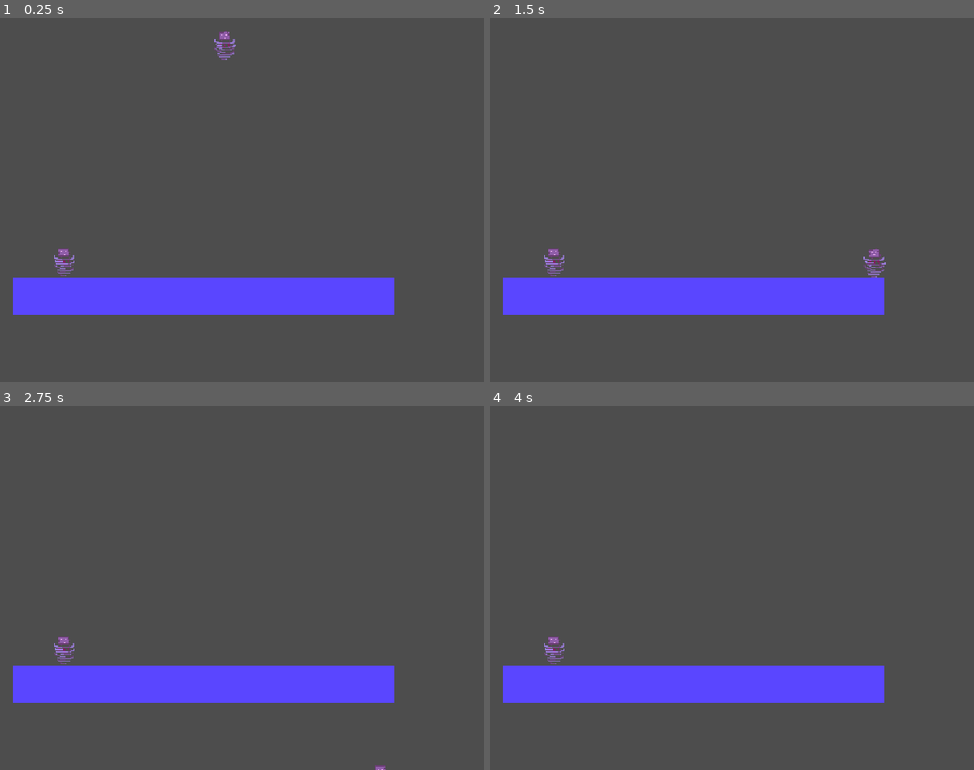
Above: before the commit, frames 1-4 (two rows, left to right).
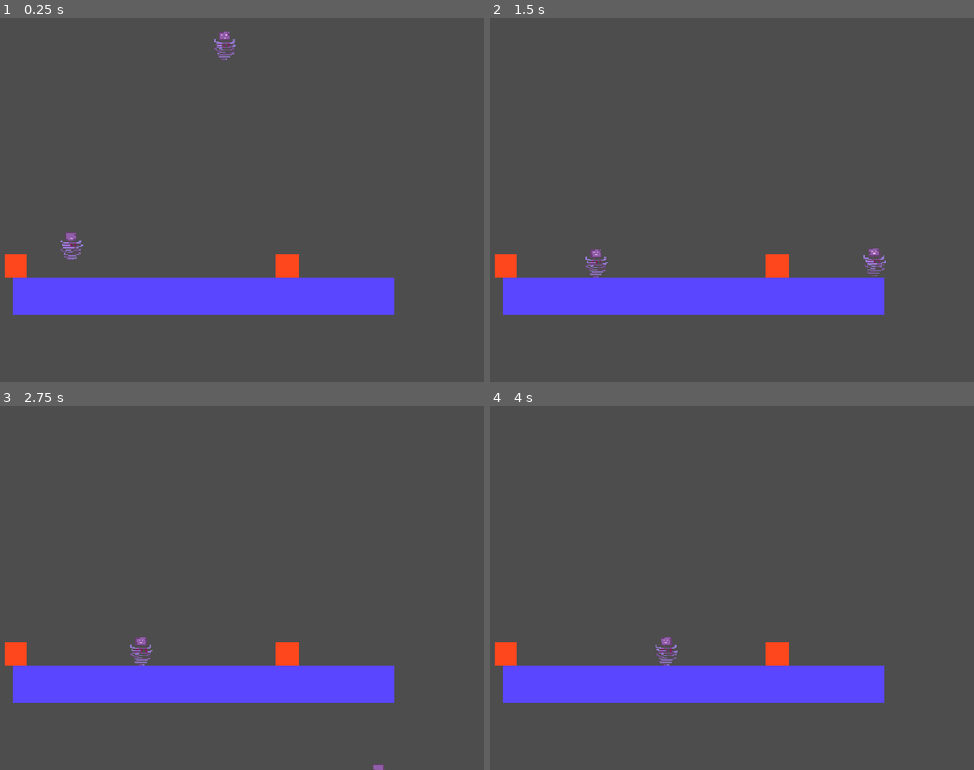
Above: after the commit, the same moments.

Repository: magmamammoth/gamejam1000
Game: Godot game, scene res://scenes/testscene.tscn
Two runs of this game, one before a commit and one after it. Both use one fixed random seed, a clock stepped at 60 frames per second and the inputs below. The project has no main scene, so this scene is started directly.
Inputs (mouse positions are in pixels of both pictures, inside the frame that each line leads up to):
- Up to frame 1 (0.25 s): no input
- Up to frame 2 (1.5 s): tap Enter (ui_accept) at 0.5, 0.77 s; move the mouse to (819, 181) at 0.52 s; hold Right (ui_right) from 0.53 s (still down); tap Alt at 0.6 s; click (819, 181) at 0.67 s; move the mouse to (548, 218) at 1.27 s; tap Shift at 1.35 s
- Up to frame 3 (2.75 s): tap Enter (ui_accept) at 1.52 s; move the mouse to (251, 507) at 2.02 s; release Right (ui_right) at 2.03 s; hold Left (ui_left) from 2.03 s (still down); tap Alt at 2.1 s
- Up to frame 4 (4 s): move the mouse to (644, 660) at 2.77 s; release Left (ui_left) at 2.78 s; hold Right (ui_right) from 2.78 s (still down); tap Shift at 2.85 s; click (644, 660) at 2.92 s; tap Enter (ui_accept) at 3.02, 3.77 s; move the mouse to (872, 642) at 3.52 s; tap Alt at 3.6 s

The runs differ from the first frame. In frame 1, 0.9% of the frame differs, in the area x 1-62%, y 58-72%; in frame 2, 1.1%, in the area x 1-82%, y 63-72%; in frame 3, 1.0%; in frame 4, 0.9%.

Commit message:
enemy now patrols n reverses dir when hit wall

Diff:
--- a/scenes/testscene.tscn
+++ b/scenes/testscene.tscn
@@ -5,7 +5,10 @@
 [ext_resource type="Texture2D" uid="uid://bsi2y7u3vmer5" path="res://assests/stationary.png" id="2_r32pp"]
 
 [sub_resource type="RectangleShape2D" id="RectangleShape2D_sghoa"]
-size = Vector2(681, 65)
+size = Vector2(677, 66)
+
+[sub_resource type="RectangleShape2D" id="RectangleShape2D_mfoqr"]
+size = Vector2(39, 37.5)
 
 [sub_resource type="RectangleShape2D" id="RectangleShape2D_56af7"]
 size = Vector2(39, 53)
@@ -17,16 +20,40 @@
 [node name="StaticBody2D" type="StaticBody2D" parent="floor" unique_id=1283875190]
 position = Vector2(274, 472)
 
-[node name="CollisionShape2D" type="CollisionShape2D" parent="floor/StaticBody2D" unique_id=1973897309]
-position = Vector2(330.5, 22.5)
-shape = SubResource("RectangleShape2D_sghoa")
-
 [node name="ColorRect" type="ColorRect" parent="floor/StaticBody2D" unique_id=503591755]
 offset_left = -9.0
 offset_top = -11.0
 offset_right = 671.0
 offset_bottom = 55.0
 color = Color(0.3529412, 0.27450982, 1, 1)
+
+[node name="CollisionShape2D" type="CollisionShape2D" parent="floor/StaticBody2D" unique_id=1973897309]
+position = Vector2(329.5, 21)
+shape = SubResource("RectangleShape2D_sghoa")
+
+[node name="StaticBody2D2" type="StaticBody2D" parent="floor" unique_id=487992215]
+position = Vector2(734, 421)
+
+[node name="CollisionShape2D" type="CollisionShape2D" parent="floor/StaticBody2D2" unique_id=1890105333]
+position = Vector2(20.5, 21.25)
+shape = SubResource("RectangleShape2D_mfoqr")
+
+[node name="ColorRect" type="ColorRect" parent="floor/StaticBody2D2" unique_id=744203321]
+offset_right = 40.0
+offset_bottom = 40.0
+color = Color(1, 0.2784314, 0.11372549, 1)
+
+[node name="StaticBody2D3" type="StaticBody2D" parent="floor" unique_id=634119141]
+position = Vector2(250, 421)
+
+[node name="CollisionShape2D" type="CollisionShape2D" parent="floor/StaticBody2D3" unique_id=1236582546]
+position = Vector2(20.5, 21.25)
+shape = SubResource("RectangleShape2D_mfoqr")
+
+[node name="ColorRect" type="ColorRect" parent="floor/StaticBody2D3" unique_id=373114700]
+offset_right = 40.0
+offset_bottom = 40.0
+color = Color(1, 0.2784314, 0.11372549, 1)
 
 [node name="testplayer" type="CharacterBody2D" parent="." unique_id=1518127163]
 position = Vector2(643, 15)
@@ -42,4 +69,4 @@
 shape = SubResource("RectangleShape2D_56af7")
 
 [node name="windguy" parent="." unique_id=1629842383 instance=ExtResource("1_7y2xs")]
-position = Vector2(357, 429)
+position = Vector2(357, 372)
--- a/scripts/windguy.gd
+++ b/scripts/windguy.gd
@@ -1,15 +1,25 @@
 extends CharacterBody2D
 
+const SPEED = 50.0
 
-# Called when the node enters the scene tree for the first time.
-func _ready() -> void:
-	pass # Replace with function body.
+var direction = 1
 
+func _physics_process(delta: float) -> void:
+	add_gravity(delta)
+	move_guy()
+	move_and_slide()
+	reverse_direction()
 
-# Called every frame. 'delta' is the elapsed time since the previous frame.
-func _process(delta: float) -> void:
-	pass
+func add_gravity(delta):
+	if not is_on_floor():
+		velocity += get_gravity() * delta
 
+func move_guy():
+	velocity.x = SPEED * direction
+
+func reverse_direction():
+	if is_on_wall():
+		direction = -direction
 
 
 func _on_area_2d_body_entered(body: Node2D) -> void:
